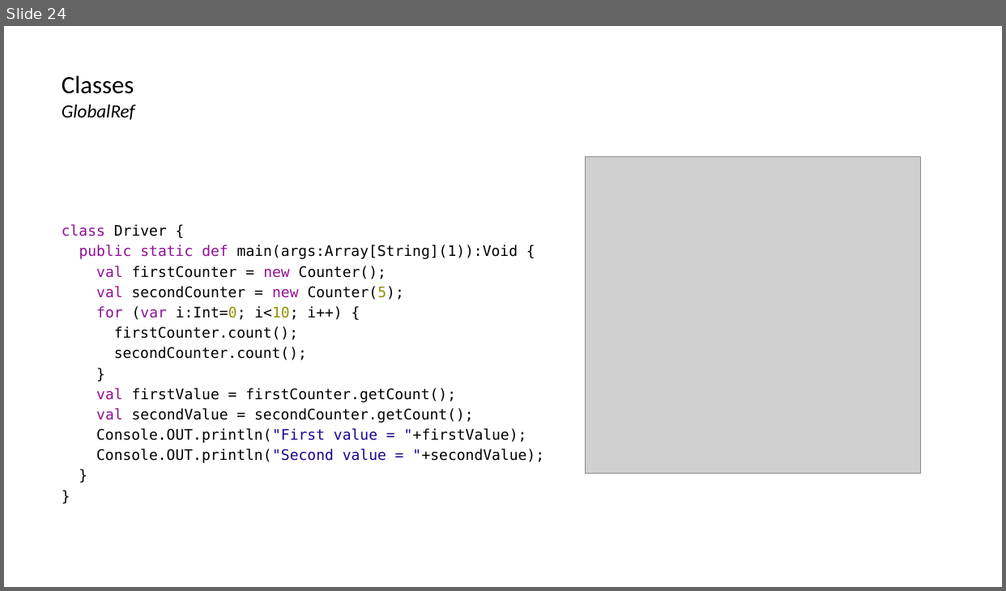
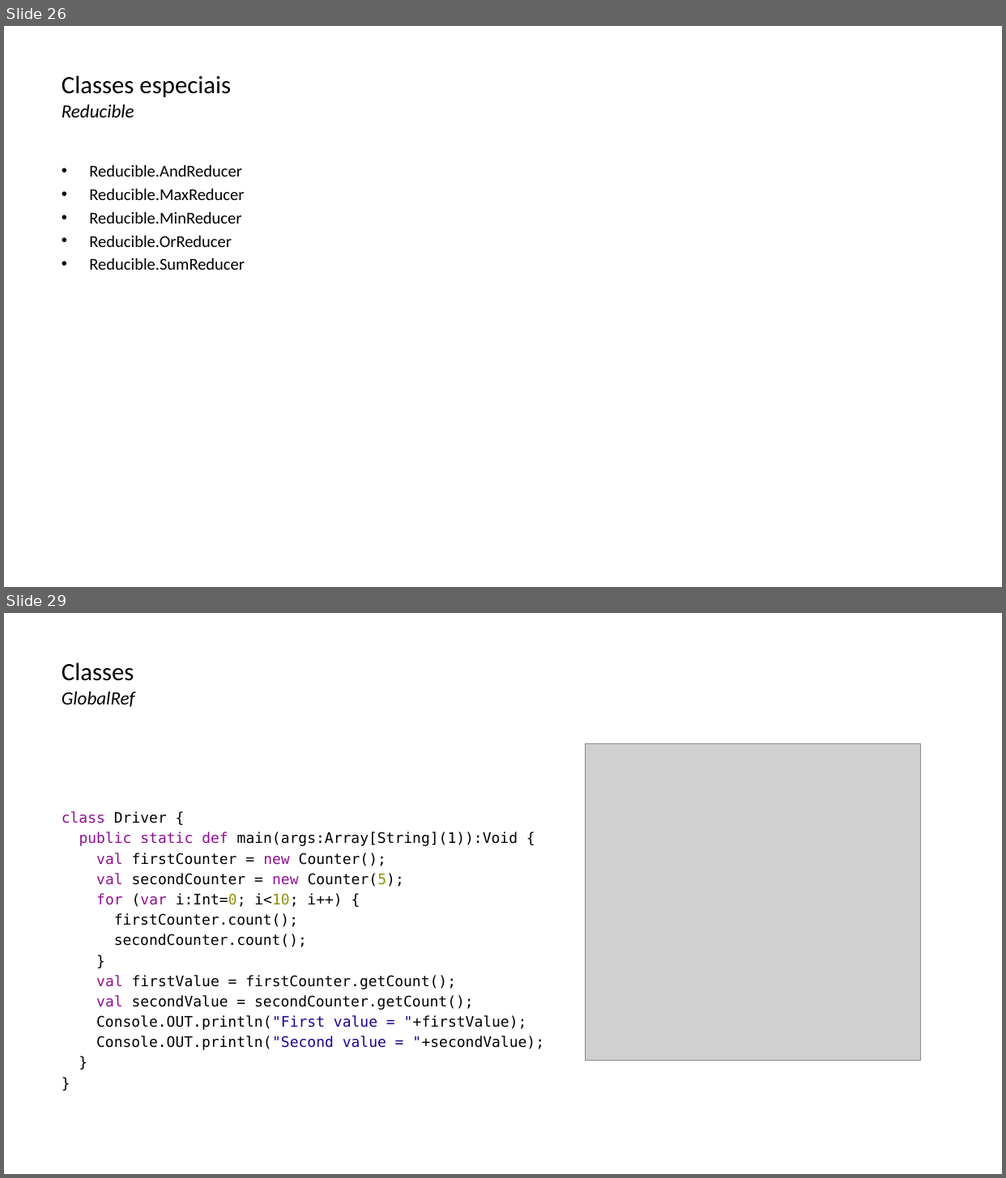
Before and after one commit to lquatrin/inf2591, a slide deck: x10.pptx. Shown one above the other, each under a label of ours: slide 24 before the commit, slides 26 and 29 after it; the slides between them are not shown. The pictures are 1006x591 and 1006x1178 pixels, drawn with LibreOffice and Linux fonts; fonts in the diff are those of the drawing; grey boxes stand for pictures. Boxes give left, top, right and bottom in pixels: in the first picture for what was removed or moved away, otherwise in the second. Text is boxed around its words. In the diff, an @@ line names an element or a change of style, - is before the commit and + after.

```diff
--- a/x10.pptx
+++ b/x10.pptx
@@ slide 26 added at bbox=[4, 26, 1002, 587], background #FFFFFF @@
@@ title added at bbox=[62, 75, 231, 118], 24 pt, text #000000 @@
+  Classes especiais
+  Reducible
@@ text added at bbox=[89, 165, 244, 270], 16 pt, text #000000 @@
+• Reducible.AndReducer
+• Reducible.MaxReducer
+• Reducible.MinReducer
+• Reducible.OrReducer
+• Reducible.SumReducer
@@ what was slide 24 is now slide 29 @@
```
Also in this commit, not shown: 2 slides changed, 4 other slides added.
